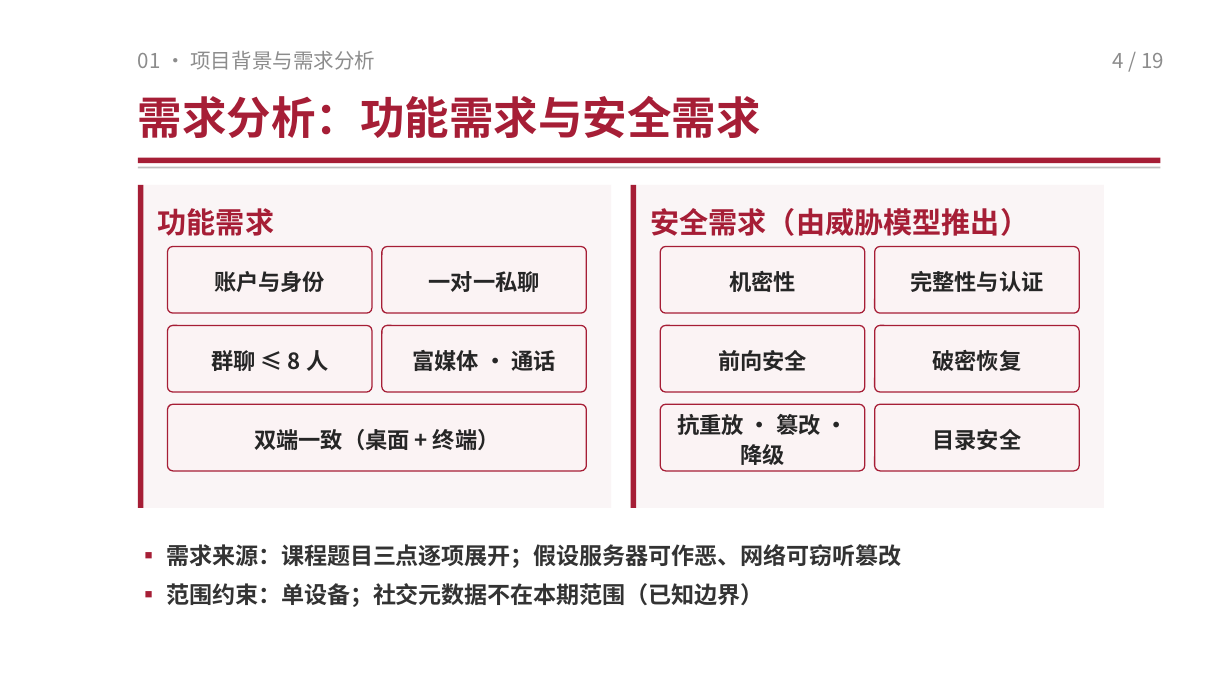
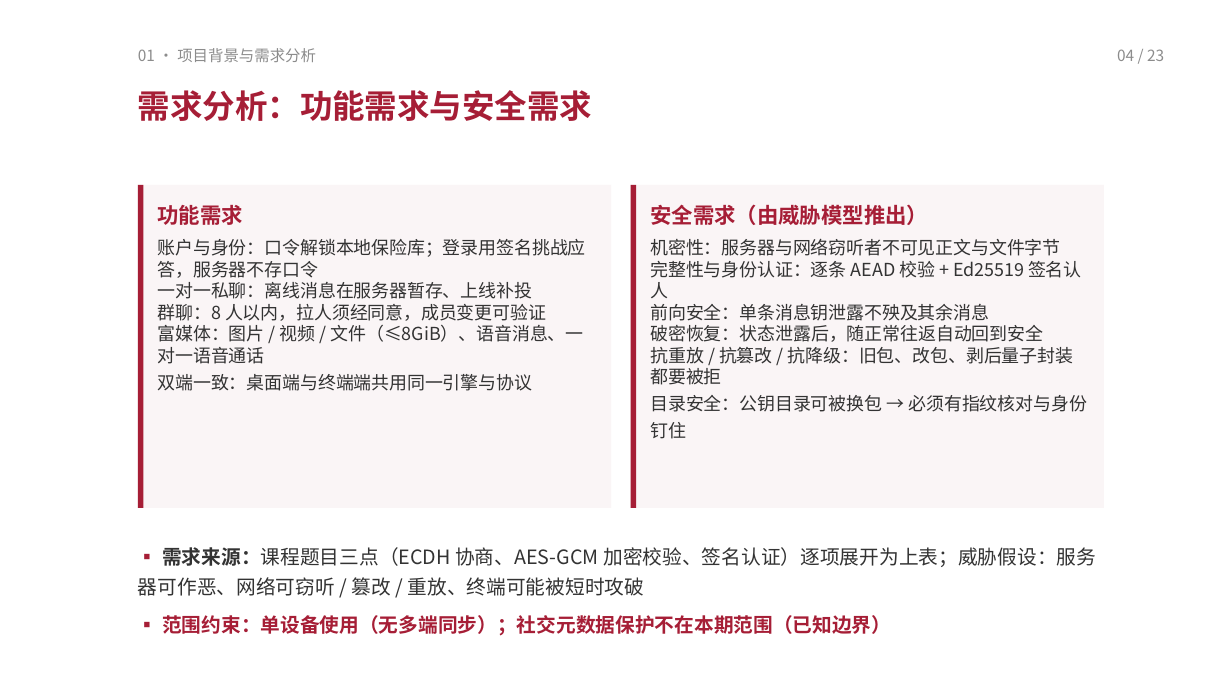
Before and after one commit to TomHaoZi/ECNUchat, a slide deck: slide 4 of 中期汇报/ECNUchat-中期汇报.pptx. Drawn at 1232x699 pixels with LibreOffice and Linux fonts; fonts in the diff are those of the drawing. Boxes give left, top, right and bottom in pixels: in the first picture for what was removed or moved away, otherwise in the second. Text is boxed around its words. In the diff, an @@ line names an element or a change of style, - is before the commit and + after.

```diff
--- a/中期汇报/ECNUchat-中期汇报.pptx
+++ b/中期汇报/ECNUchat-中期汇报.pptx
@@ text "01 · 项目背景与需求分析" at bbox=[138, 48, 316, 62]: size 12 to 9 pt @@
@@ text at bbox=[1117, 49, 1164, 61]: text changed; size 12 to 9 pt @@
-4 / 19
+04 / 23
@@ text "需求分析：功能需求与安全需求" at bbox=[138, 90, 592, 121]: size 26 to 19 pt @@
@@ rectangle removed at bbox=[138, 158, 1161, 163] @@
@@ rectangle removed at bbox=[138, 166, 1161, 168] @@
@@ text "功能需求" at bbox=[158, 205, 243, 225]: size 17 to 12.5 pt @@
@@ text "安全需求（由威胁模型推出）" at bbox=[650, 204, 928, 225]: size 17 to 12.5 pt @@
@@ text added at bbox=[158, 239, 586, 391], 10.5 pt, text #333333 @@
+账户与身份：口令解锁本地保险库；登录用签名挑战应答，服务器不存口令
+一对一私聊：离线消息在服务器暂存、上线补投
+群聊：8 人以内，拉人须经同意，成员变更可验证
+富媒体：图片 / 视频 / 文件（≤8GiB）、语音消息、一对一语音通话
+双端一致：桌面端与终端端共用同一引擎与协议
@@ text added at bbox=[650, 239, 1088, 439], 10.5 pt, text #333333 @@
+机密性：服务器与网络窃听者不可见正文与文件字节
+完整性与身份认证：逐条 AEAD 校验 + Ed25519 签名认人
+前向安全：单条消息钥泄露不殃及其余消息
+破密恢复：状态泄露后，随正常往返自动回到安全
+抗重放 / 抗篡改 / 抗降级：旧包、改包、剥后量子封装都要被拒
+目录安全：公钥目录可被换包 → 必须有指纹核对与身份钉住
@@ rounded rectangle removed at bbox=[168, 246, 372, 313] @@
-账户与身份
@@ rounded rectangle removed at bbox=[382, 246, 586, 313] @@
-一对一私聊
@@ rounded rectangle removed at bbox=[660, 246, 865, 313] @@
-机密性
@@ rounded rectangle removed at bbox=[875, 246, 1079, 313] @@
-完整性与认证
@@ rounded rectangle removed at bbox=[168, 325, 372, 392] @@
-群聊 ≤ 8 人
@@ rounded rectangle removed at bbox=[382, 325, 586, 392] @@
-富媒体 · 通话
@@ rounded rectangle removed at bbox=[660, 325, 865, 392] @@
-前向安全
@@ rounded rectangle removed at bbox=[875, 325, 1079, 392] @@
-破密恢复
@@ rounded rectangle removed at bbox=[168, 404, 586, 471] @@
-双端一致（桌面 + 终端）
@@ rounded rectangle removed at bbox=[660, 404, 865, 471] @@
-抗重放 · 篡改 · 降级
@@ rounded rectangle removed at bbox=[875, 404, 1079, 471] @@
-目录安全
@@ text at bbox=[138, 547, 1096, 636]: text changed; size 13.5 to 11.5 pt; font Calibri to Noto Sans CJK SC; bold off @@
-▪ 需求来源：课程题目三点逐项展开；假设服务器可作恶、网络可窃听篡改
-▪ 范围约束：单设备；社交元数据不在本期范围（已知边界）
+▪ 需求来源：课程题目三点（ECDH 协商、AES-GCM 加密校验、签名认证）逐项展开为上表；威胁假设：服务器可作恶、网络可窃听 / 篡改 / 重放、终端可能被短时攻破
+▪ 范围约束：单设备使用（无多端同步）；社交元数据保护不在本期范围（已知边界）
```
Also in this commit, not shown: 16 other slides changed, 4 slides added, 3 other files.
